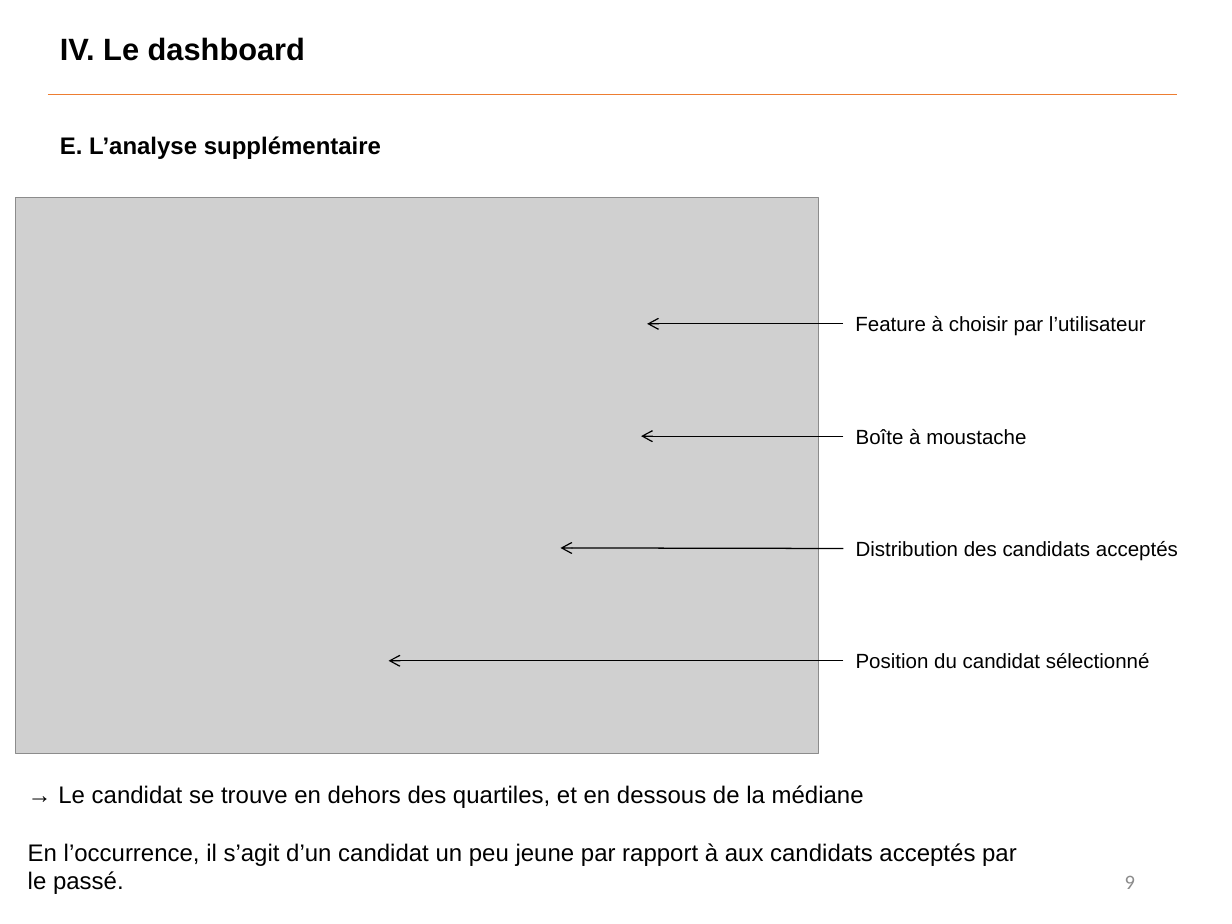
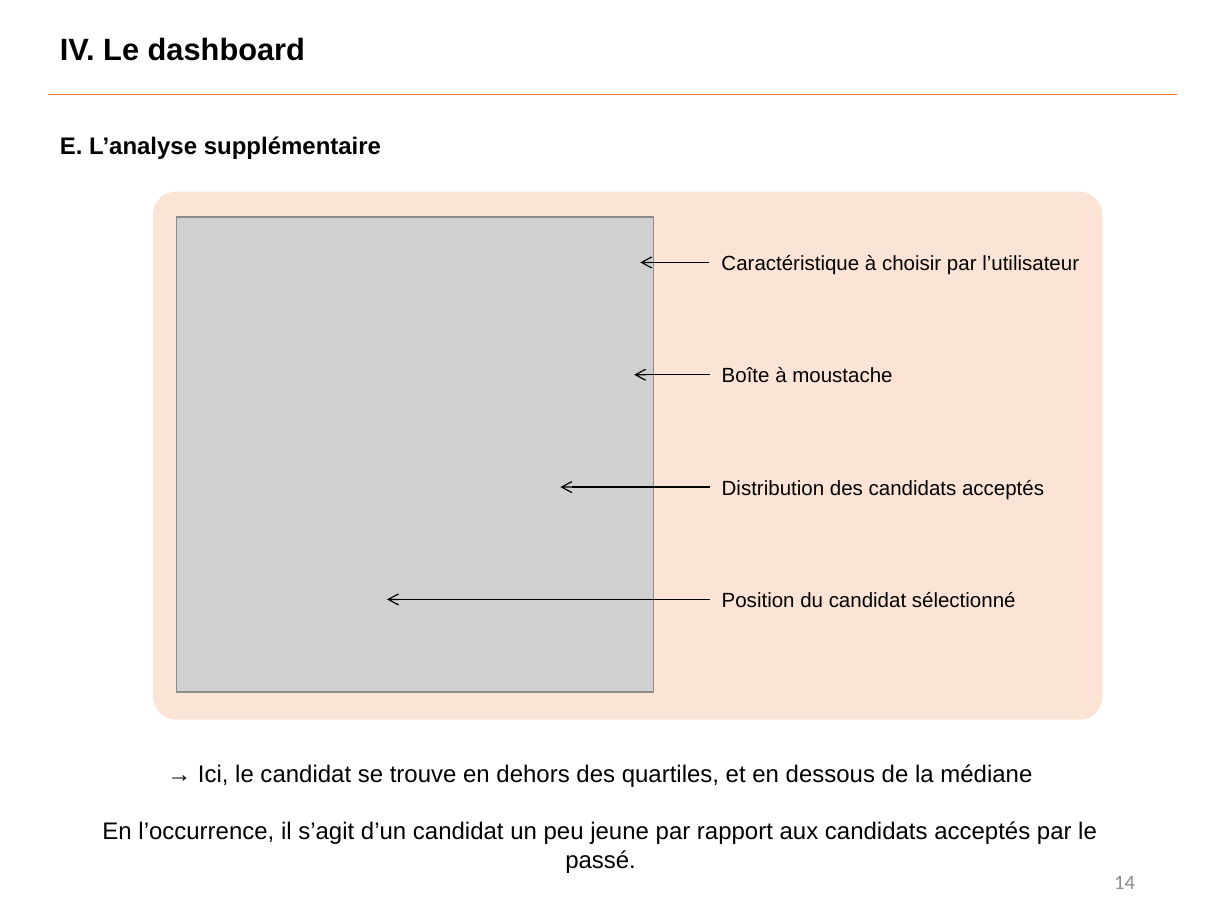
Before and after one commit to Benoit-78/P7_credit_loan_scoring_model, a slide deck: slide 14 of soutenance/P7_soutenance.pptx (slide 9 before the commit). Drawn at 1232x924 pixels with LibreOffice and Linux fonts; fonts in the diff are those of the drawing; grey boxes stand for pictures. Boxes give left, top, right and bottom in pixels: in the first picture for what was removed or moved away, otherwise in the second. Text is boxed around its words. In the diff, an @@ line names an element or a change of style, - is before the commit and + after.

```diff
--- a/soutenance/P7_soutenance.pptx
+++ b/soutenance/P7_soutenance.pptx
@@ rounded rectangle added at (153, 192, 1103, 721), fill #F8CBAD at 50% opacity @@
@@ picture: place and size @@
-picture at (16, 198, 819, 754)
+picture at (176, 217, 653, 691)
@@ arrow moved from (843, 324) - (647, 324) to (710, 262) - (641, 262) @@
@@ text at (721, 255, 1079, 275): text changed @@
-Feature à choisir par l’utilisateur
+Caractéristique à choisir par l’utilisateur
@@ arrow moved from (844, 436) - (641, 436) to (710, 375) - (634, 375) @@
@@ arrow moved from (844, 548) - (561, 548) to (710, 487) - (561, 487) @@
@@ 3 texts: place and size @@
-3 texts at (856, 429, 1178, 669)
+3 texts at (722, 367, 1044, 608)
@@ arrow moved from (844, 660) - (388, 660) to (710, 600) - (387, 600) @@
@@ text at (102, 764, 1097, 844): text changed @@
-→ Le candidat se trouve en dehors des quartiles, et en dessous de la médiane
-En l’occurrence, il s’agit d’un candidat un peu jeune par rapport à aux candidats acceptés par le passé.
+→ Ici, le candidat se trouve en dehors des quartiles, et en dessous de la médiane
+En l’occurrence, il s’agit d’un candidat un peu jeune par rapport aux candidats acceptés par le passé.
@@ page number at (1114, 876, 1135, 889): text changed @@
-9
+14
```
Also in this commit, not shown: 6 other slides changed, 5 slides added, 3 other files.
